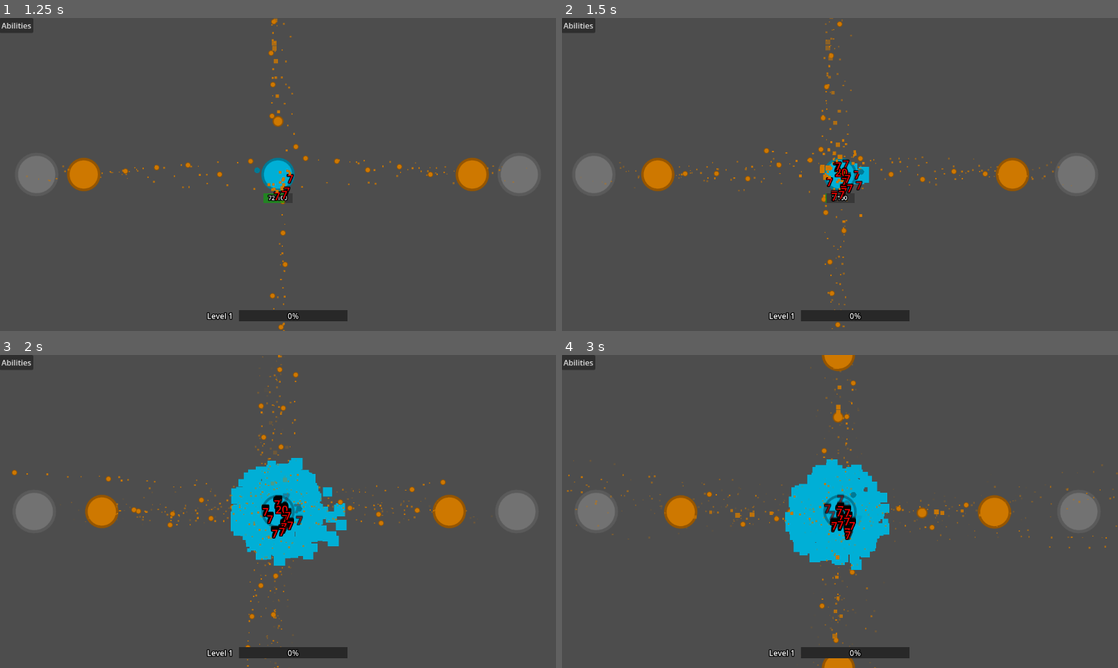
Above: before the commit, frames 1-4 (two rows, left to right).
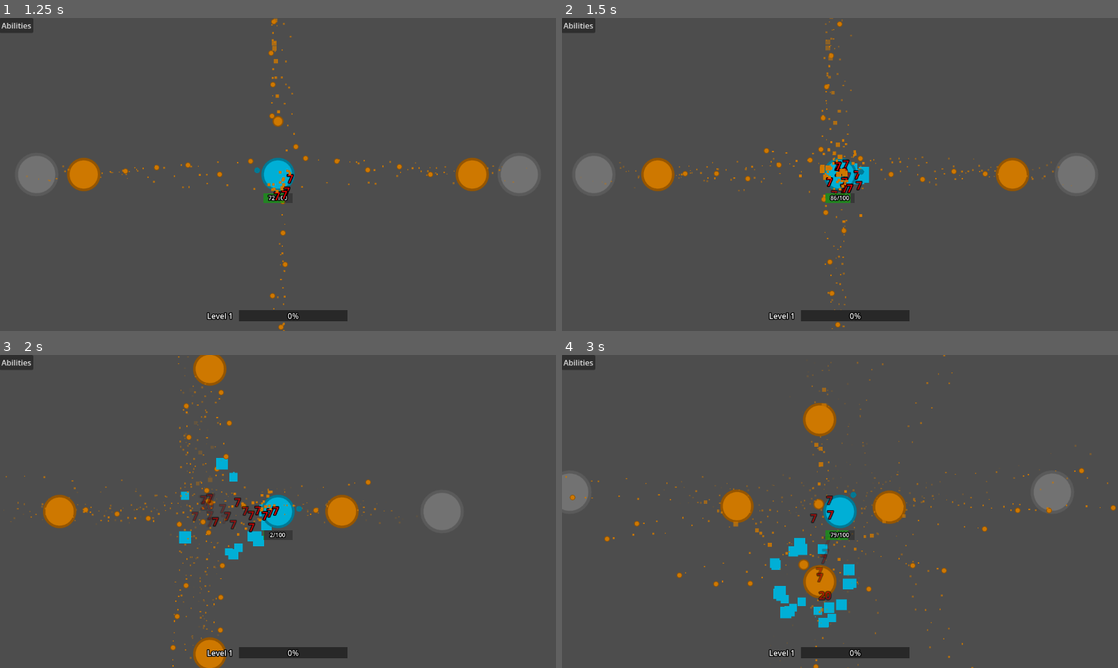
Above: after the commit, the same moments.

Repository: fmachek/geoslayer
Game: Godot game, scene res://scenes/user_interface/main_menu/main_menu.tscn
Two runs of this game, one before a commit and one after it. Both use one fixed random seed, a clock stepped at 60 frames per second and the inputs below.
Inputs (mouse positions are in pixels of both pictures, inside the frame that each line leads up to):
- Up to frame 1 (1.25 s): click "Play" at 0.5 s
- Up to frame 2 (1.5 s): tap Enter at 1.25 s; move the mouse to (962, 158) at 1.27 s; hold D (right) from 1.28 s (still down); tap Q at 1.35 s; click (962, 158) at 1.42 s
- Up to frame 3 (2 s): keep holding D (right)
- Up to frame 4 (3 s): move the mouse to (728, 527) at 2.02 s; release D (right) at 2.03 s; hold S (down) 2.03-2.78 s; tap E at 2.1 s; move the mouse to (895, 442) at 2.77 s; hold D (right) from 2.78 s (still down); tap Q at 2.85 s

Frame 1 is identical in both runs. In frame 2, 0.3% of the frame differs, in the area x 47-53%, y 46-60%; in frame 3, 11%; in frame 4, 12%, in the area x 0-100%, y 0-100%.

Commit message:
fix: add can_deal_damage flag
Introduce a typed can_deal_damage property and add a bool type annotation to can_explode in projectile.gd. Update the Area2D collision handler to only apply damage when can_deal_damage is true and set the flag to false after dealing damage to prevent multiple hits; existing enemy-vs-enemy prevention logic is preserved.

Diff:
--- a/scripts/objects/projectiles/projectile.gd
+++ b/scripts/objects/projectiles/projectile.gd
@@ -3,7 +3,8 @@
 
 var projectile_properties: ProjectileProperties
 
-var can_explode = true
+var can_explode: bool = true
+var can_deal_damage: bool = true
 
 var explosion_particles_scene = preload("res://scenes/particle_effects/projectile_particles.tscn")
 @onready var col_shape := $Area2D/CollisionShape2D
@@ -23,10 +24,11 @@
 
 func _on_area_2d_body_entered(body: Node2D) -> void:
 	if not projectile_properties.source or body != projectile_properties.source:
-		if body is Character:
+		if body is Character and can_deal_damage:
 			if projectile_properties.source:
 				if projectile_properties.source is Character and projectile_properties.source is not PlayerCharacter and body is not PlayerCharacter:
 					return # Prevents enemies damaging other enemies
+			can_deal_damage = false
 			body.take_damage(projectile_properties.damage)
 			var damage_label: DamageLabel = load("res://scenes/user_interface/world_labels/damage_label.tscn").instantiate()
 			get_parent().add_child(damage_label)
